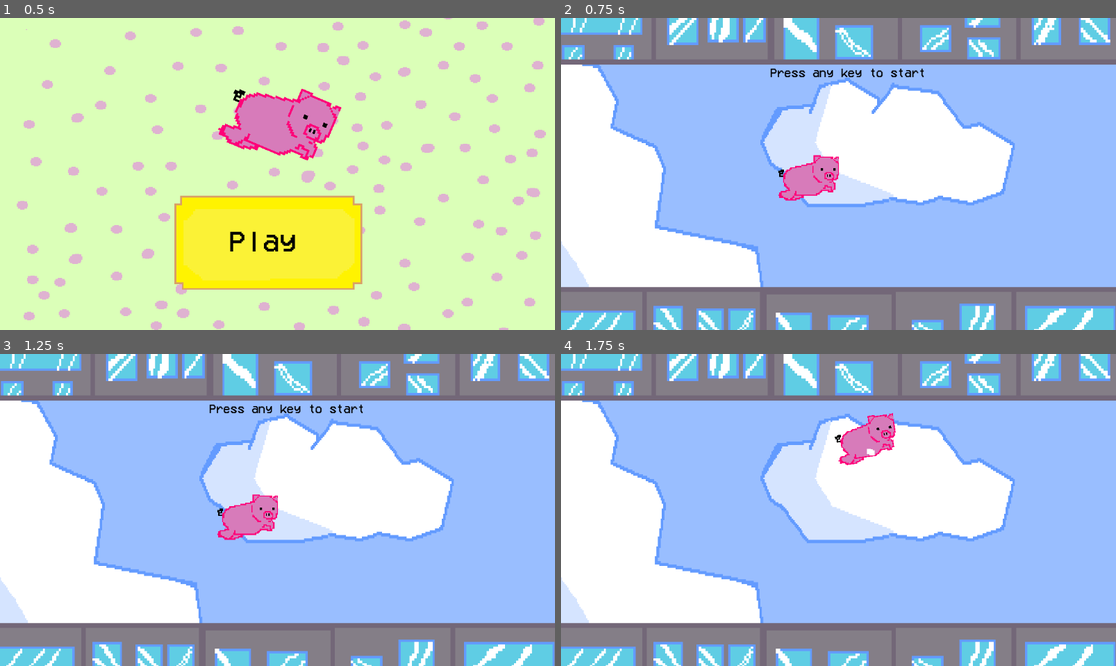
Above: before the commit, frames 1-4 (two rows, left to right).
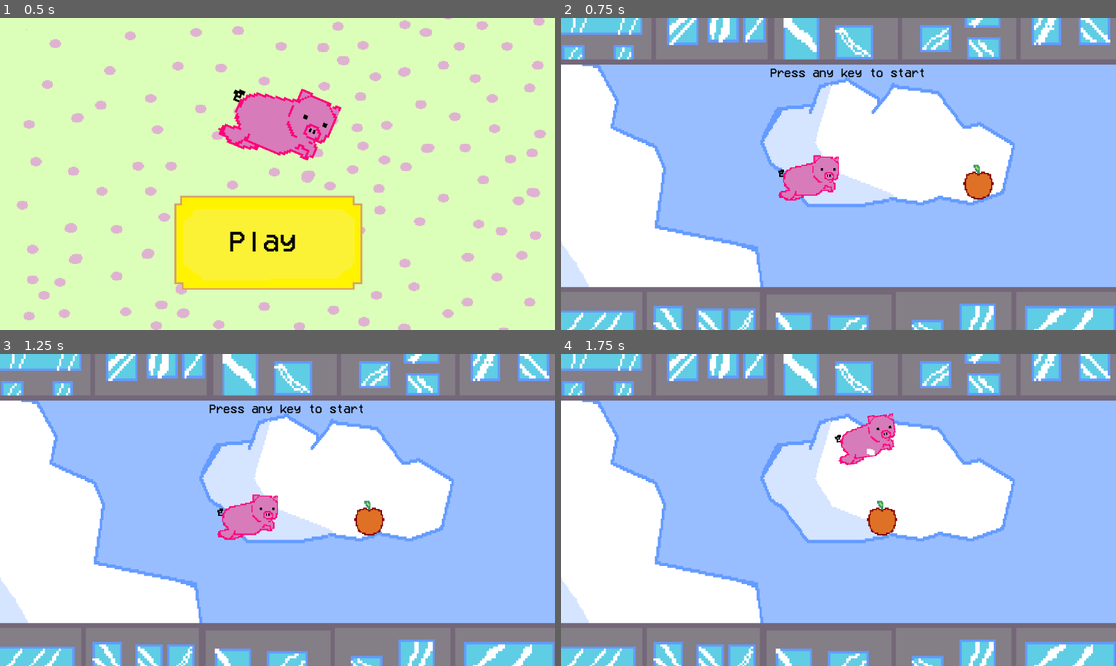
Above: after the commit, the same moments.

Repository: InkWellDen/When-Pigs-fly--In-development-
Game: Godot game, scene res://Scenes/menu.tscn
Same seed, same stepped clock (60 frames per second), same inputs: the game is played once before the commit and once after it.
Inputs:
- Up to frame 1 (0.5 s): no input
- Up to frame 2 (0.75 s): click "Play" at 0.5 s
- Up to frame 3 (1.25 s): no input
- Up to frame 4 (1.75 s): tap Enter at 1.25 s; hold Right (ui_right) from 1.28 s (still down)

Frame 1 is identical in both runs. In frame 2, 0.4% of the frame differs, in the area x 72-78%, y 46-59%; in frame 3, 0.4%; in frame 4, 0.4%.

Commit message:
Changed some names added apple

Diff:
--- /dev/null
+++ b/Scenes/apple.tscn
@@ -0,0 +1,24 @@
+[gd_scene format=3 uid="uid://x5vb3jknfjh4"]
+
+[ext_resource type="Script" uid="uid://di8q431nv84mt" path="res://Scripts/apple.gd" id="1_ir1en"]
+[ext_resource type="Texture2D" uid="uid://cp1tpdod616a" path="res://Assets/Appl.png" id="2_8gwai"]
+
+[sub_resource type="RectangleShape2D" id="RectangleShape2D_lyte0"]
+
+[node name="Apple" type="Node2D" unique_id=997479949]
+position = Vector2(5, 2.9999998)
+scale = Vector2(2.6124823, 2.7507772)
+script = ExtResource("1_ir1en")
+
+[node name="Sprite2D" type="Sprite2D" parent="." unique_id=64285506]
+texture = ExtResource("2_8gwai")
+
+[node name="Area2D" type="Area2D" parent="." unique_id=562996476]
+position = Vector2(0, 4.8471155)
+scale = Vector2(-1.0218879, -0.7903981)
+
+[node name="CollisionShape2D" type="CollisionShape2D" parent="Area2D" unique_id=1873792662]
+position = Vector2(0, 3)
+shape = SubResource("RectangleShape2D_lyte0")
+
+[connection signal="body_entered" from="Area2D" to="." method="_on_area_2d_body_entered"]
--- a/Scenes/game.tscn
+++ b/Scenes/game.tscn
@@ -4,6 +4,8 @@
 [ext_resource type="PackedScene" uid="uid://ux8cyhtcn00r" path="res://Scenes/ground.tscn" id="2_wrm1d"]
 [ext_resource type="Texture2D" uid="uid://cdjjerwv7a6it" path="res://Assets/Sky.png" id="3_wrm1d"]
 [ext_resource type="FontFile" uid="uid://dadgt5htdsef3" path="res://Assets/VCR_OSD_MONO_1.001.ttf" id="4_3dryh"]
+[ext_resource type="PackedScene" uid="uid://x5vb3jknfjh4" path="res://Scenes/apple.tscn" id="5_wowpa"]
+[ext_resource type="Script" uid="uid://c7luce8dgbc2p" path="res://Scripts/apple_spawner.gd" id="6_i6g32"]
 
 [sub_resource type="RectangleShape2D" id="RectangleShape2D_qxrlw"]
 size = Vector2(148, 967)
@@ -57,3 +59,14 @@
 theme_override_fonts/font = ExtResource("4_3dryh")
 theme_override_font_sizes/font_size = 25
 text = "Press any key to start"
+
+[node name="Apple" parent="." unique_id=997479949 instance=ExtResource("5_wowpa")]
+position = Vector2(900, 341)
+
+[node name="AppleSpawner" type="Node2D" parent="." unique_id=1908028824]
+script = ExtResource("6_i6g32")
+
+[node name="Timer" type="Timer" parent="AppleSpawner" unique_id=726321382]
+wait_time = 1.493
+
+[connection signal="timeout" from="AppleSpawner/Timer" to="AppleSpawner" method="_on_timer_timeout"]
--- /dev/null
+++ b/Scripts/apple.gd
@@ -0,0 +1,14 @@
+extends Node2D
+
+@export var speed: float = 200.0
+
+func _process(delta: float) -> void:
+	position.x -= speed * delta
+
+	# Despawn when off-screen
+	if position.x < -100:
+		queue_free()
+
+func _on_area_2d_body_entered(body: Node2D) -> void:
+	$Sprite2D.hide()
+	queue_free()    # remove apple after collecting
--- /dev/null
+++ b/Scripts/apple_spawner.gd
@@ -0,0 +1,16 @@
+extends Node2D
+
+# --- APPLE SETTINGS ---
+@export var apple_scene: PackedScene
+@export var min_y: float = 100.0
+@export var max_y: float = 550.0
+
+# --- CALLED BY PLAYER WHEN GAME STARTS ---
+func start_spawning() -> void:
+	$Timer.start()
+
+# --- SPAWN APPLE EACH TIME TIMER FIRES ---
+func _on_timer_timeout() -> void:
+	var apple = apple_scene.instantiate()
+	apple.position = Vector2(1152, randf_range(min_y, max_y))
+	get_tree().current_scene.add_child(apple)
--- a/Scripts/player.gd
+++ b/Scripts/player.gd
@@ -1,43 +1,59 @@
 extends CharacterBody2D
 
+# --- GAME STATE ---
 var game_started := false
 var float_timer := 0.0
 var start_y := 0.0
 
+# --- MOVEMENT CONSTANTS ---
 const SPEED = 490.0
 var input_cooldown := 0.50
 var was_colliding := false
 
+# --- READY: STORE START POSITION ---
 func _ready() -> void:
 	start_y = position.y
 
+# --- MAIN PHYSICS LOOP ---
 func _physics_process(delta: float) -> void:
+
+	# --- FLOATING PHASE BEFORE GAME STARTS ---
 	if not game_started:
 		float_timer += delta
 		position.y = start_y + sin(float_timer * 2.0) * 10.0
 
+		# --- START GAME ON ANY KEY PRESS ---
 		if Input.is_anything_pressed():
 			game_started = true
 			get_tree().current_scene.get_node("StartLabel").visible = false
 
+			# --- START APPLE SPAWNING ---
+			get_tree().current_scene.get_node("AppleSpawner").start_spawning()
+
+			# --- RANDOM LAUNCH ANGLE ---
 			var angle = randf() * TAU
 			velocity = Vector2(cos(angle), sin(angle)) * SPEED
 
 		return
 
+	# --- INPUT COOLDOWN ---
 	input_cooldown -= delta
 
+	# --- COLLISION + BOUNCE ---
 	var collision = move_and_collide(velocity * delta)
 	var is_colliding := collision != null
 
 	if is_colliding:
 		var normal = collision.get_normal()
 
+		# --- PUSH OFF WALL ON FIRST HIT ---
 		if not was_colliding:
 			global_position += normal * 1.0
 
+		# --- BOUNCE + DAMPING ---
 		velocity = velocity.bounce(normal) * 0.9
 
+		# --- STOP MICRO-JITTER ---
 		if abs(velocity.x) < 5:
 			velocity.x = 0
 		if abs(velocity.y) < 5:
@@ -48,16 +64,20 @@
 
 		input_cooldown = 0.15
 
+	# --- UPDATE COLLISION MEMORY ---
 	was_colliding = is_colliding
 
+	# --- INPUT: LEFT/RIGHT ---
 	var direction := Input.get_axis("ui_left", "ui_right")
 	if direction and input_cooldown <= 0.0:
 		velocity.x = direction * SPEED
 
+	# --- INPUT: UP/DOWN ---
 	direction = Input.get_axis("ui_up", "ui_down")
 	if direction and input_cooldown <= 0.0:
 		velocity.y = direction * SPEED
 
+	# --- ROTATION + SPRITE FLIP ---
 	if velocity.length() > 5:
 		var target_angle = velocity.angle()
 
Not shown, added: Scripts/apple.gd.uid
Not shown, added: Scripts/apple_spawner.gd.uid
Not shown, changed: .DS_Store
